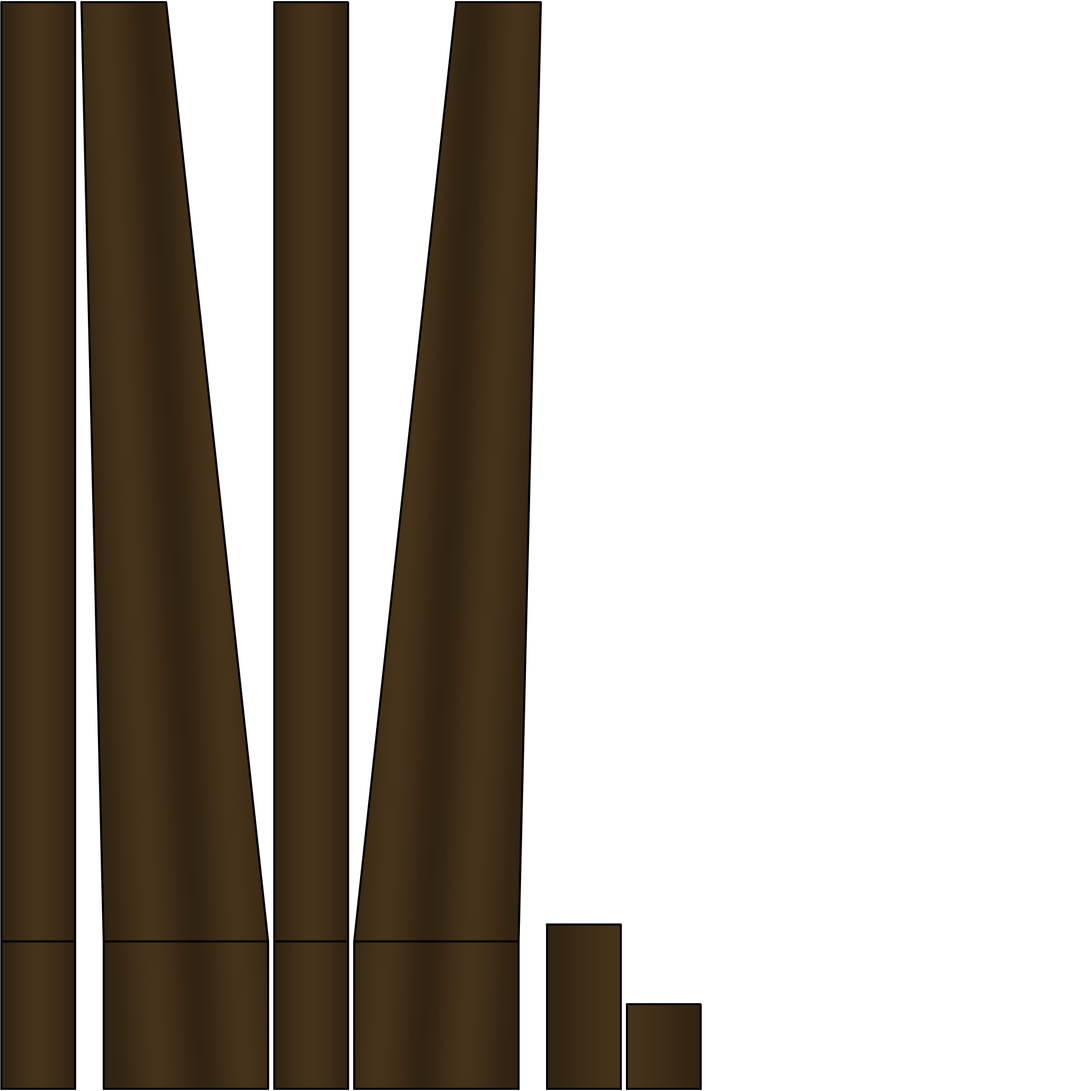
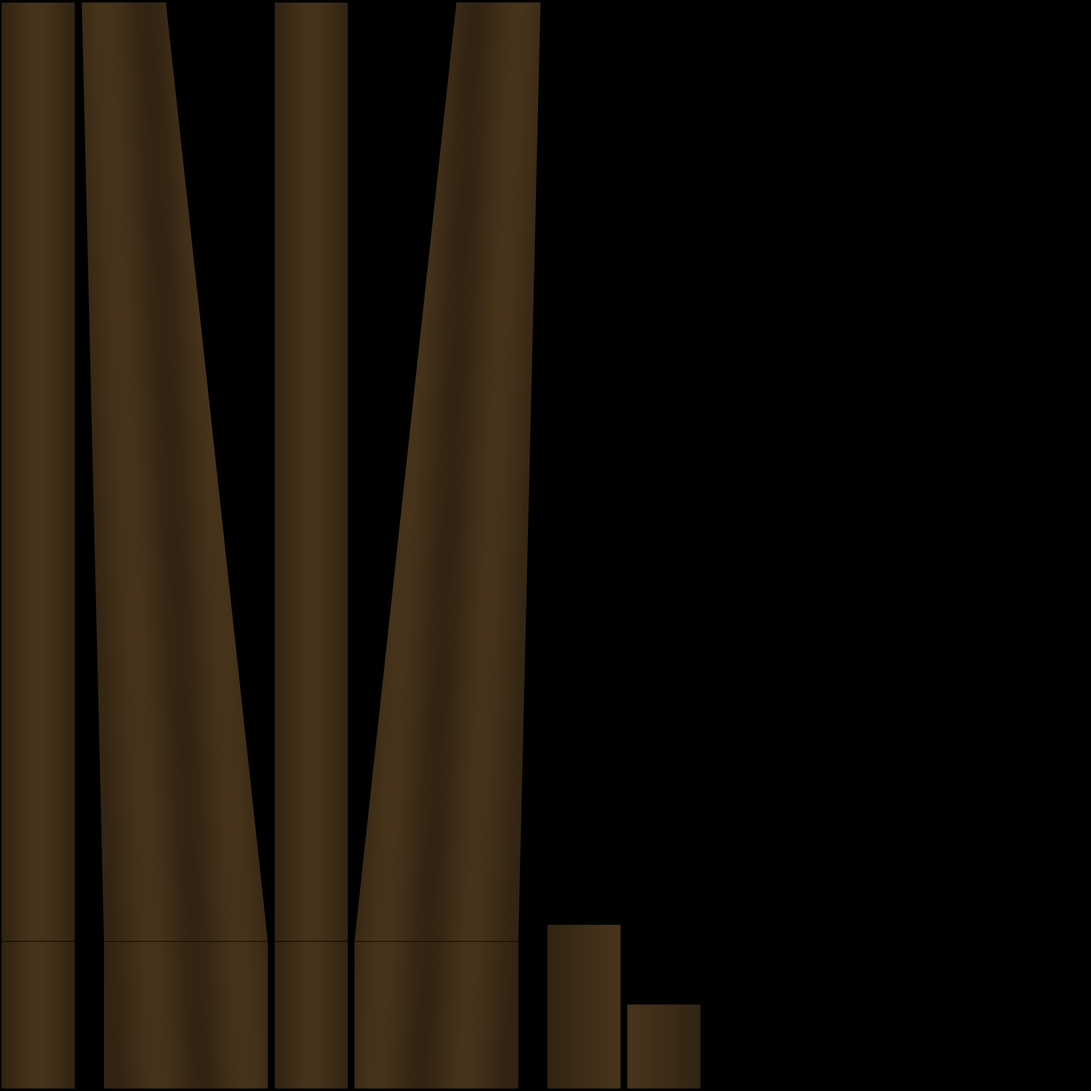
Revision of a layered (1091, 1091) image; what changed, layer by layer:
showed "Layer 1" over box(0, 0, 1091, 1091)
moved "UVMap" below "Layer 1" over box(1, 1, 702, 1090)
